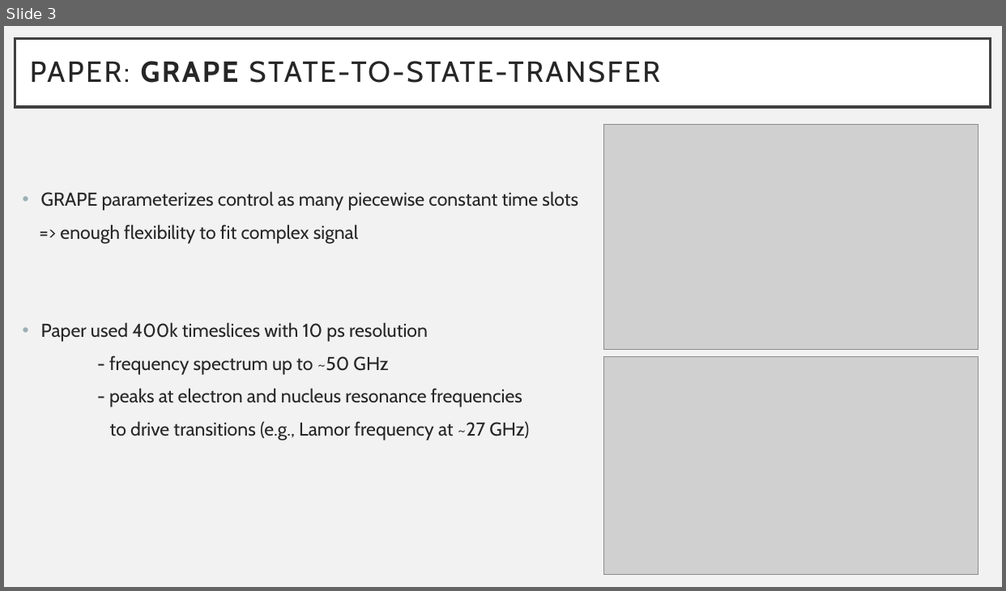
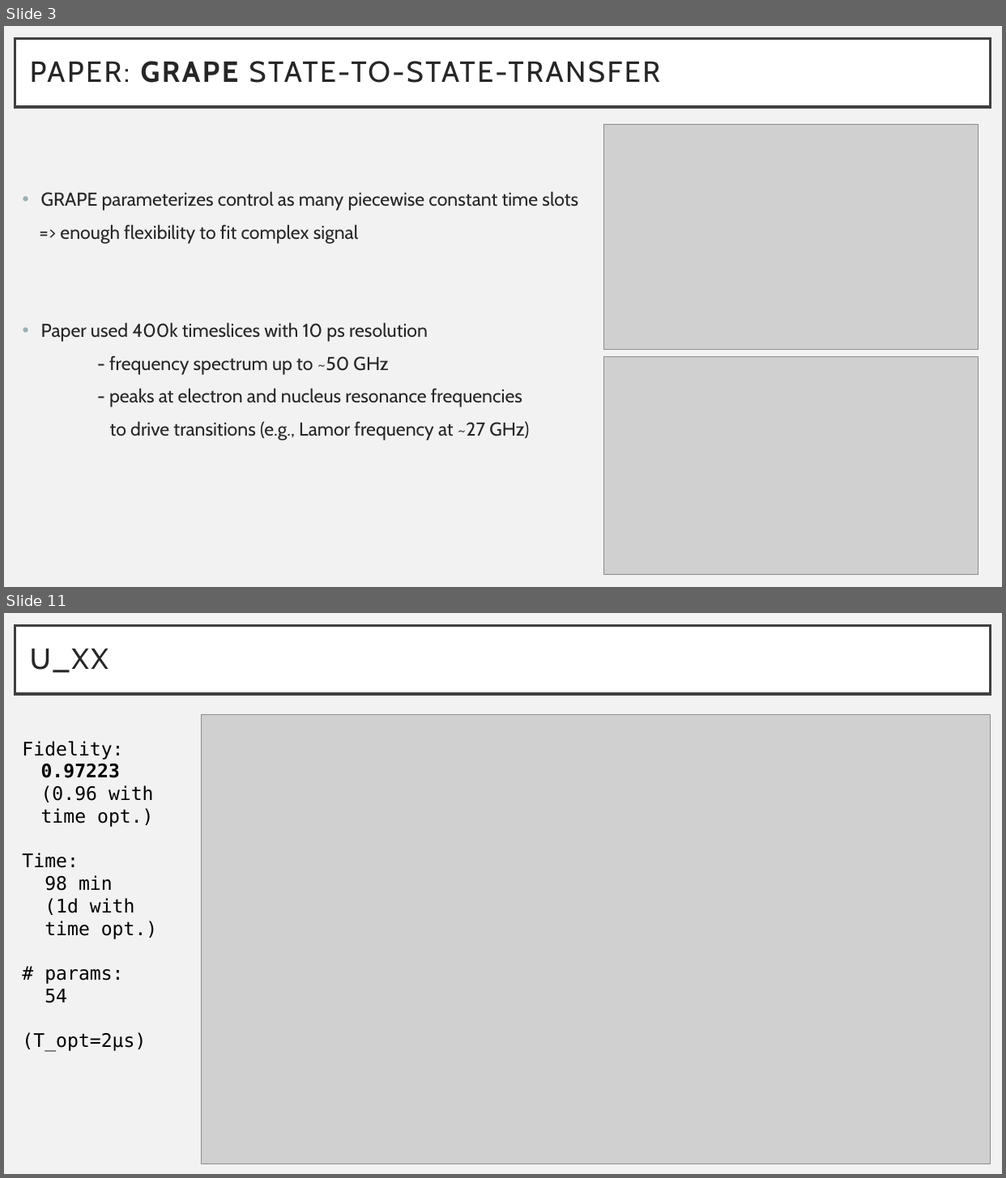
Before and after one commit to johnkrs/GOAT_UXX, a slide deck: GOAT_results.pptx. Shown one above the other, each under a label of ours: slide 3 before the commit, slides 3 and 11 after it; the slides between them are not shown. The pictures are 1006x591 and 1006x1178 pixels, drawn with LibreOffice and Linux fonts; fonts in the diff are those of the drawing; grey boxes stand for pictures. Boxes give left, top, right and bottom in pixels: in the first picture for what was removed or moved away, otherwise in the second. Text is boxed around its words. In the diff, an @@ line names an element or a change of style, - is before the commit and + after.

```diff
--- a/GOAT_results.pptx
+++ b/GOAT_results.pptx
@@ slide 11 added at [4, 613, 1002, 1174], background #F2F2F2 @@
@@ title added at [15, 626, 991, 694], fill #FFFFFF, outline #404040 2.5 pt, 28 pt, text #262626 @@
+U_XX
@@ picture added at [202, 715, 991, 1164] @@
@@ text added at [22, 741, 158, 1052], 18 pt, text #000000 @@
+Fidelity:
+  0.97223
+  (0.96 with
+  time opt.)
+Time:
+98 min
+(1d with
+time opt.)
+# params:
+54
+(T_opt=2µs)
```
Also in this commit, not shown: 2 slides changed, 10 other slides added, 1 other file.
